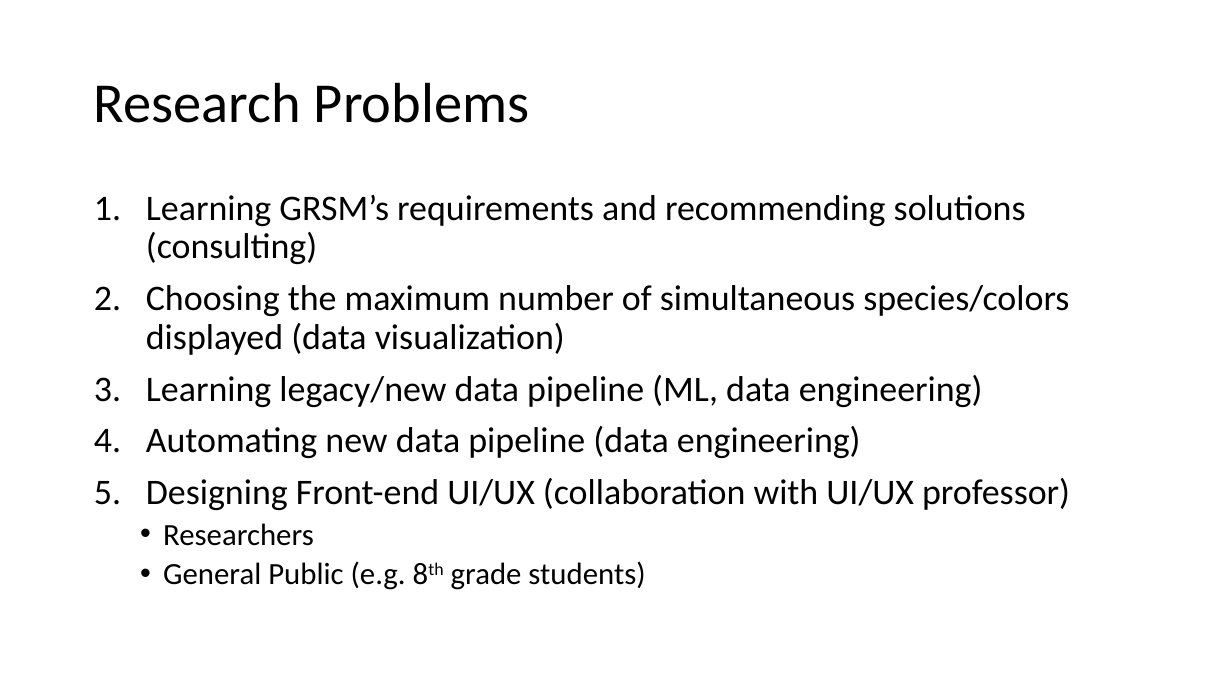
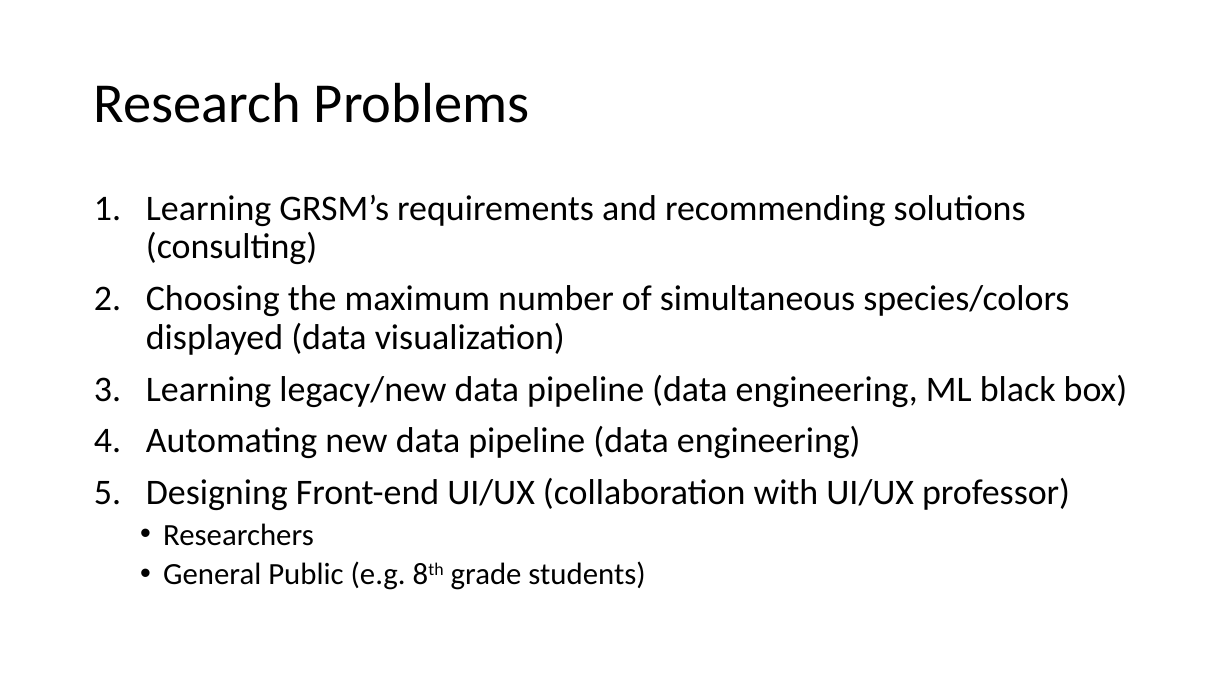
Before and after one commit to lonnieljyu/npmap-species, a slide deck: slide 4 of presentation/species_mapper_presentation.pptx. Drawn at 1232x693 pixels with LibreOffice and Linux fonts; fonts in the diff are those of the drawing. Boxes give left, top, right and bottom in pixels: in the first picture for what was removed or moved away, otherwise in the second. Text is boxed around its words. In the diff, an @@ line names an element or a change of style, - is before the commit and + after.

```diff
--- a/presentation/species_mapper_presentation.pptx
+++ b/presentation/species_mapper_presentation.pptx
@@ text at (146, 375, 1127, 407): text changed @@
-3. Learning legacy/new data pipeline (ML, data engineering)
+3. Learning legacy/new data pipeline (data engineering, ML black box)
```
Also in this commit, not shown: 2 other slides changed, 1 other file.
